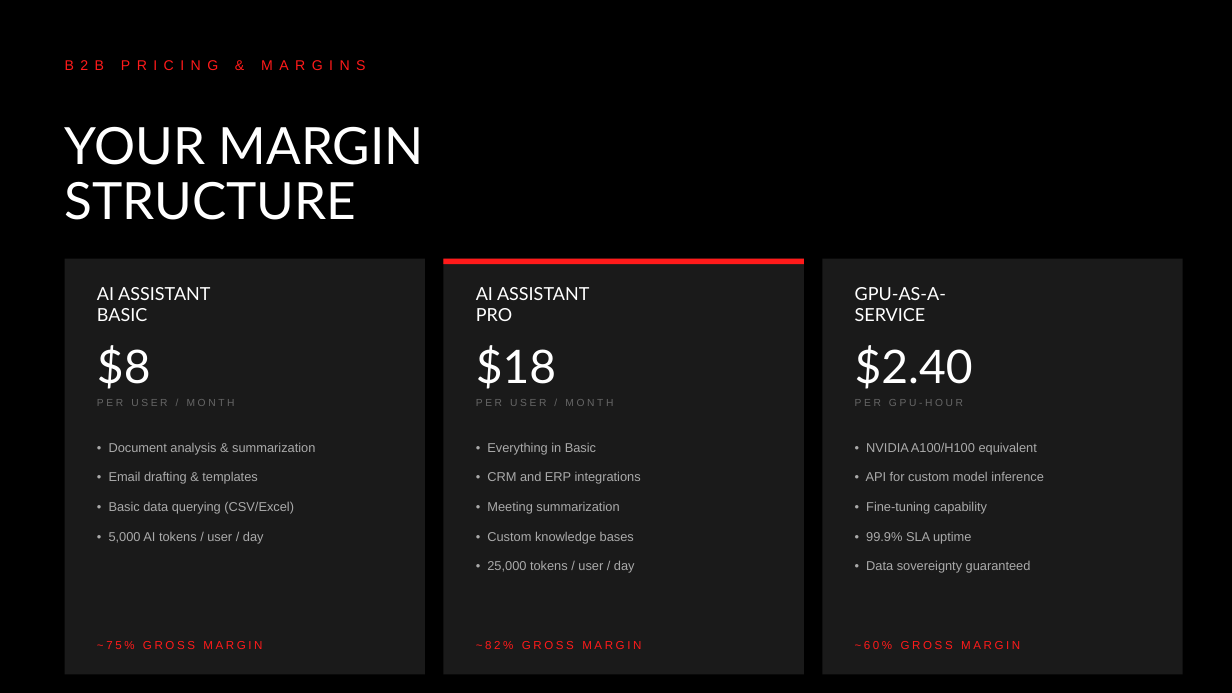
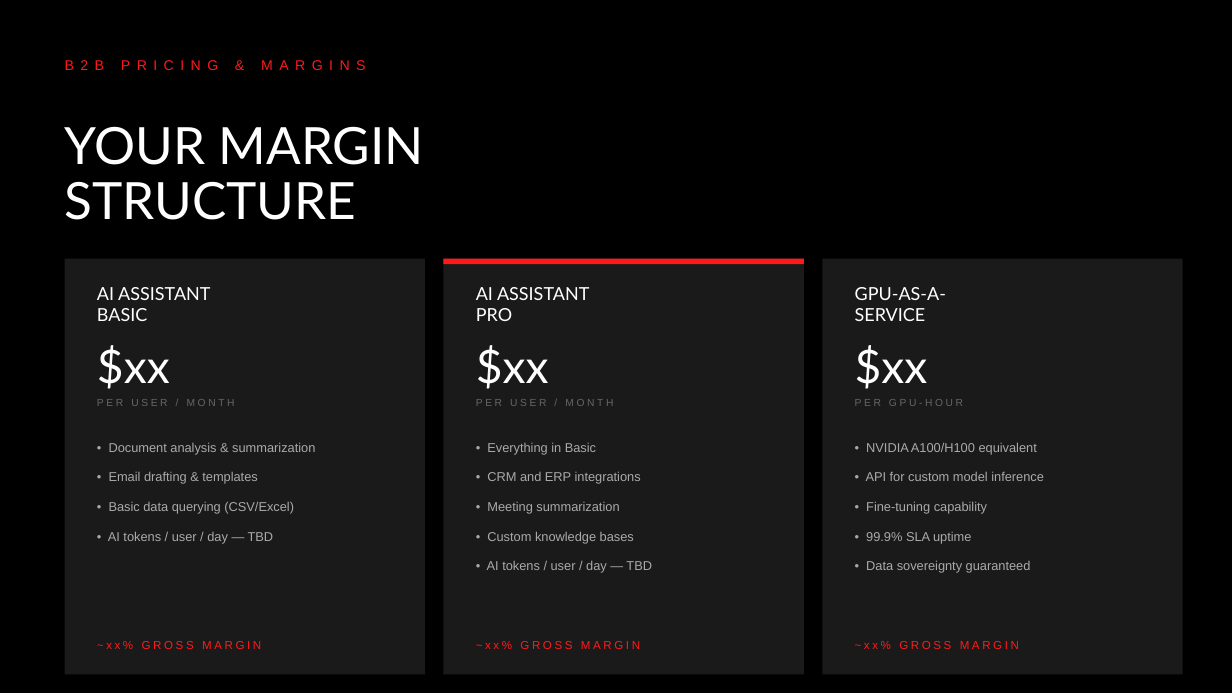
Before and after one commit to chernikovtech/telecom-ai-pitch, a slide deck: slide 18 of public/telecom-ai-strategy-deck.pptx. Drawn at 1232x693 pixels with LibreOffice and Linux fonts; fonts in the diff are those of the drawing. Boxes give left, top, right and bottom in pixels: in the first picture for what was removed or moved away, otherwise in the second. Text is boxed around its words. In the diff, an @@ line names an element or a change of style, - is before the commit and + after.

```diff
--- a/public/telecom-ai-strategy-deck.pptx
+++ b/public/telecom-ai-strategy-deck.pptx
@@ text at (97, 345, 170, 389): text changed @@
-$8
+$xx
@@ text at (476, 345, 549, 389): text changed @@
-$18
+$xx
@@ text at (855, 345, 928, 389): text changed @@
-$2.40
+$xx
@@ text at (108, 531, 274, 543): text changed @@
-• 5,000 AI tokens / user / day
+• AI tokens / user / day — TBD
@@ text at (487, 561, 652, 573): text changed @@
-• 25,000 tokens / user / day
+• AI tokens / user / day — TBD
@@ text at (97, 641, 261, 649): text changed @@
-~75% GROSS MARGIN
+~xx% GROSS MARGIN
@@ text at (476, 641, 640, 649): text changed @@
-~82% GROSS MARGIN
+~xx% GROSS MARGIN
@@ text at (855, 641, 1019, 649): text changed @@
-~60% GROSS MARGIN
+~xx% GROSS MARGIN
```
Also in this commit, not shown: 6 other slides changed, 3 other files.
